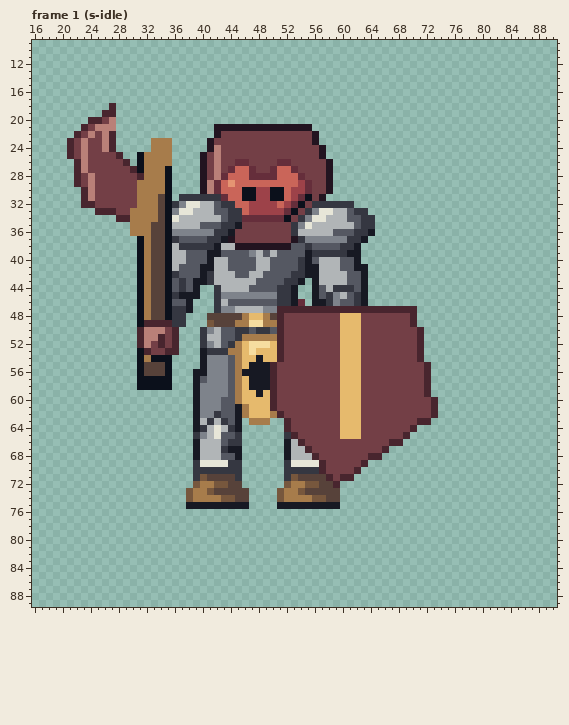
A pixel-art file gets an edit: art/enemy-blood-1.aseprite. That is the earlier state.
96x96 pixels, 128 frames. Shown: frame 1 (s-idle): x 16..90, y 9..89. The commit also changed other frames, which this record leaves out.
The same view after the edit:
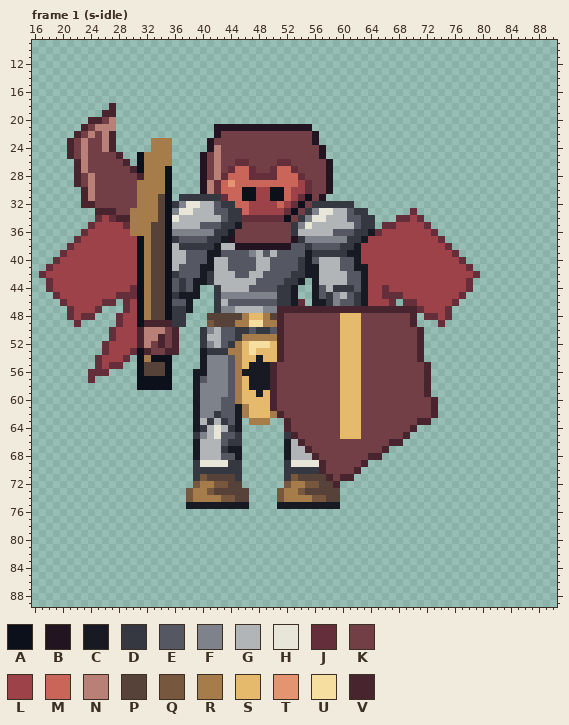
Palette (. is transparent): A #0b101b  B #221420  C #171923  D #353741  E #555862  F #7e838b  G #b1b5b7  H #e7e6d8  J #652e3b  K #733f46  L #9d4249  M #ca6559  N #b98078  P #57423a  Q #77573d  R #a77c4b  S #e6ba6d  T #e59472  U #f6dda0  V #48252e
Edits made:
Changed rows in their new state; - is an unchanged pixel.
Frame 1 (s-idle), layer "ink":
first column x 17:
33 -----------------------------------------------------J---------
34 --------JLJ----------------------------------------JJLJ--------
35 -------JLLLLJ------------------------------------JJLLLLJ-------
36 ------JLLLLLL-----------------------------------JLLLLLLLJ------
37 -----JLLLLLLLL---------------------------------LLLLLLLLLLJ-----
38 ----JLLLLLLLLL--------------------------------LLLLLLLLLLLLJ----
39 ---JLLLLLLLLLL--------------------------------LLLLLLLLLLLLLJ---
40 --JLLLLLLLLLLL--------------------------------LLLLLLLLLLLLLLJ--
41 -JLLLLLLLLLLLL---------------------------------LLLLLLLLLLLLLLJ-
42 JLLLLLLLLLLLLL---------------------------------LLLLLLLLLLLLLLLJ
43 -JLLLLLLLLLLLL---------------------------------LLLLLLLLLLLLLLJ-
44 -JLLLLLLLLLLLJ---------------------------------LLJLLLLLLLLLLLJ-
45 --JLLLLLLLLJJJ---------------------------------LLJJJLLLLLLLLJ--
46 ---JLLLLLJJ-JL---------------------------------LLLJ-JJLLLLLJ---
47 ----JLLLJ---JL----------------------------------------JLLLJ----
48 ----JLJJ---JLL-----------------------------------------JJLJ----
49 -----J-----JLL-------------------------------------------J-----
50 ----------JLLL-------------------------------------------------
51 ----------JLLL-------------------------------------------------
52 ---------JLLLL-------------------------------------------------
53 ---------JLLLJ-------------------------------------------------
54 --------JLLLJ--------------------------------------------------
55 --------JLJJ---------------------------------------------------
56 -------JJJ-----------------------------------------------------
57 -------J-------------------------------------------------------
Where, in picture pixels (left, top, right, bottom), the same in both pictures:
added: (361, 208, 480, 327)
added: (39, 215, 137, 383)
